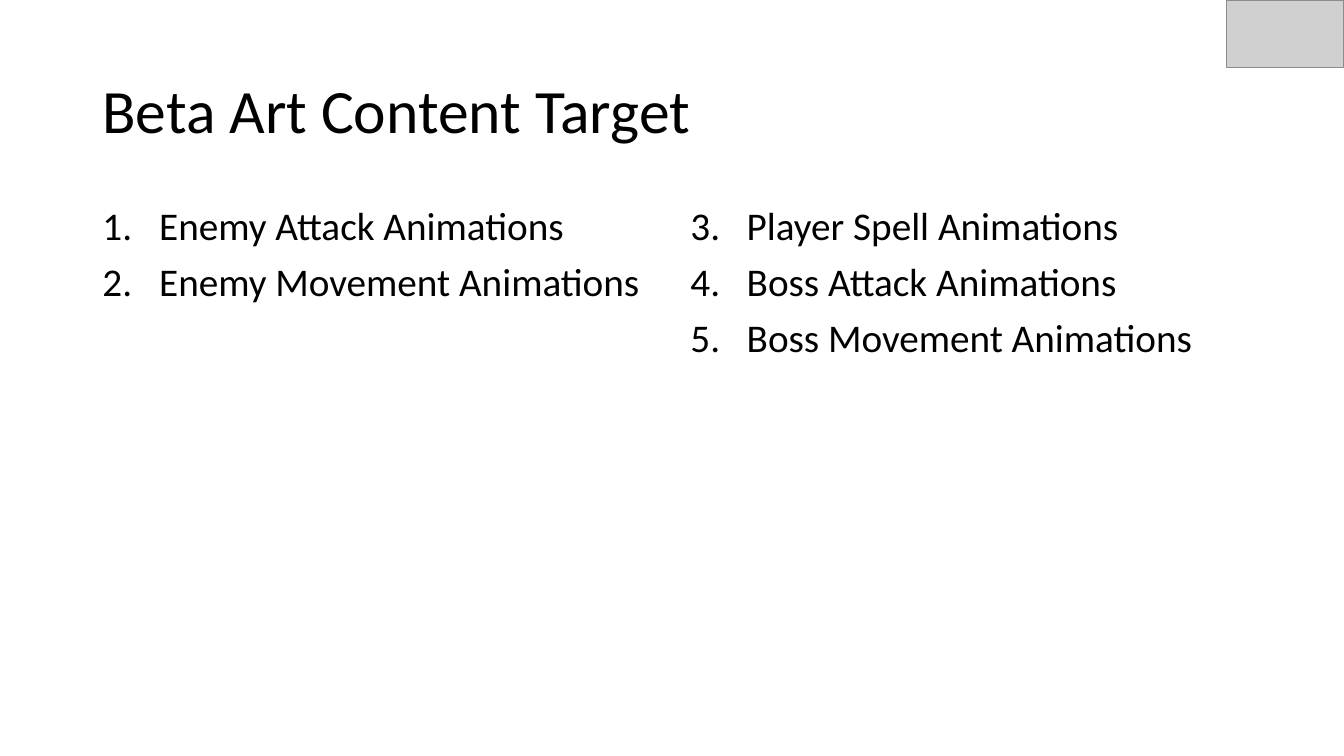
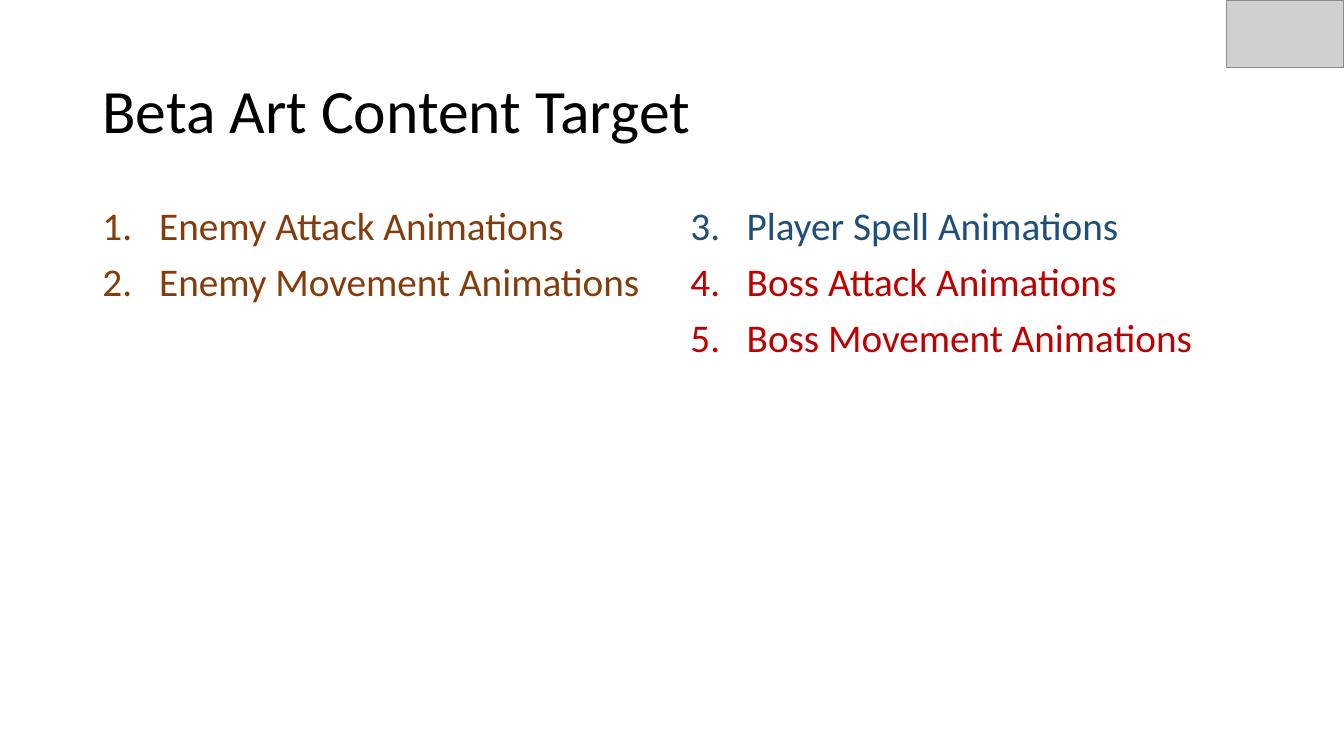
Before and after one commit to EliAnonymouse17/GDAfinal, a slide deck: slide 11 of Documentation/PresentationAlpha.pptx. Drawn at 1344x756 pixels with LibreOffice and Linux fonts; fonts in the diff are those of the drawing; grey boxes stand for pictures. Boxes give left, top, right and bottom in pixels: in the first picture for what was removed or moved away, otherwise in the second. Text is boxed around its words. In the diff, an @@ line names an element or a change of style, - is before the commit and + after.

```diff
--- a/Documentation/PresentationAlpha.pptx
+++ b/Documentation/PresentationAlpha.pptx
@@ text "Enemy Attack Animations" at (x1=159, y1=212, x2=639, y2=303): text colour #000000 to #843C0B @@
@@ text "3. Player Spell Animations" at (x1=690, y1=212, x2=1192, y2=353): text colour #000000 to #1F4E79 in "3. Player Spell Animations"; text colour #000000 to #C00000 in "4. Boss Attack Animations", "5. Boss Movement Animations" @@
```
Also in this commit, not shown: 9 other slides changed.
